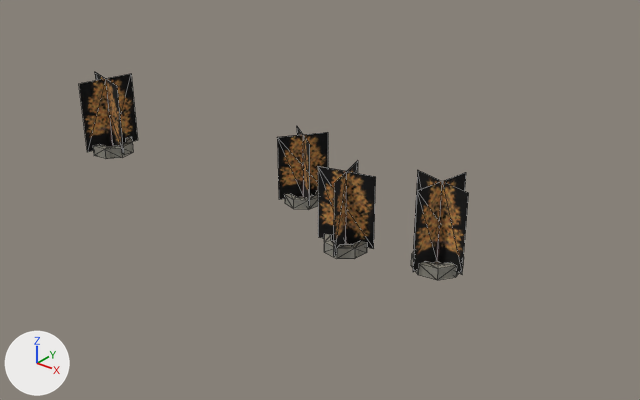
The OBJ model examples/vehicle-playground/res/models/urban/procgen-procpain-tree-park-large-x0zm3.obj: old version first, new version second.
Rendered twice from a 50 mm camera at (43.8, -75.3, 34.9) aimed at (0.3, -20.9, 1.1). Every picture has the same lights, and +X, +Y and +Z are marked at lower left. The first picture is the older version. Mesh edges are drawn as thin lines. Where no turn or scale is listed for an object, it has been applied to the vertices. Vertices at exactly the same position are counted once.

Before the edit, the objects in view are built like this:
```python
me_procgen_procpain_tree_park_large_x0zm3 = bpy.data.meshes.new('procgen-procpain-tree-park-large-x0zm3')
me_procgen_procpain_tree_park_large_x0zm3.from_pydata(...)  # 168 vertices, 272 faces; spans x -27.4..16.0, y -27.1..-18.3, z 0.0..7.7
# faces by material slot: [32, 216, 24]
me_procgen_procpain_tree_park_large_x0zm3.materials.append(mat_treea)  # picture img_treea_png
me_procgen_procpain_tree_park_large_x0zm3.materials.append(mat_concretesmooth)  # picture img_tiles_png
me_procgen_procpain_tree_park_large_x0zm3.materials.append(mat_dirt)  # picture img_dirt_png
ob_procgen_procpain_tree_park_large_x0zm3 = bpy.data.objects.new('procgen-procpain-tree-park-large-x0zm3', me_procgen_procpain_tree_park_large_x0zm3)
ob_procgen_procpain_tree_park_large_x0zm3.location = (0.0, 0.0, 0.0)
```
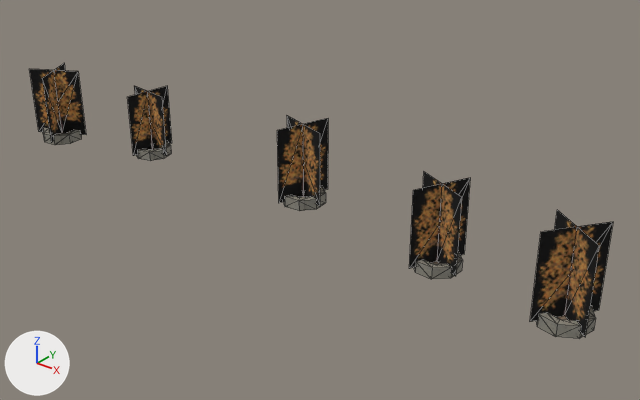
Boxes (x1, y1, x2, y2) around the edits, measured in the pictures (640 x 400 px; the box of a moved part takes in the faces that stretch with it):
'procgen-procpain-tree-park-large-x0zm3', reshaped (50% wider, 32% taller)
    before: (79, 72, 469, 280)
    after: (29, 63, 613, 338)
part 1 of me_procgen_procpain_tree_park_large_x0zm3, moved or reshaped
    before: (79, 72, 138, 154)
    after: (128, 86, 172, 156)
part 2 of me_procgen_procpain_tree_park_large_x0zm3, moved or reshaped
    before: (277, 126, 328, 207)
    after: (29, 63, 86, 143)
part 3 of me_procgen_procpain_tree_park_large_x0zm3, moved or reshaped
    before: (318, 161, 376, 256)
    after: (277, 116, 328, 206)
part 4 of me_procgen_procpain_tree_park_large_x0zm3, added
    after: (530, 210, 613, 337)
part 5 of me_procgen_procpain_tree_park_large_x0zm3, moved or reshaped
    before: (93, 137, 133, 159)
    after: (137, 141, 171, 161)
part 6 of me_procgen_procpain_tree_park_large_x0zm3, moved or reshaped
    before: (411, 252, 464, 280)
    after: (414, 250, 462, 279)
part 7 of me_procgen_procpain_tree_park_large_x0zm3, moved or reshaped
    before: (284, 191, 318, 210)
    after: (43, 128, 81, 145)
part 8 of me_procgen_procpain_tree_park_large_x0zm3, moved or reshaped
    before: (324, 234, 367, 259)
    after: (283, 186, 326, 211)
part 9 of me_procgen_procpain_tree_park_large_x0zm3, added
    after: (536, 305, 595, 338)
part 10 of me_procgen_procpain_tree_park_large_x0zm3, moved or reshaped
    before: (413, 170, 469, 274)
    after: (409, 172, 470, 276)

The change, as a list of edits to the scene's bpy script:
```text
Change me_procgen_procpain_tree_park_large_x0zm3:
    used by ob_procgen_procpain_tree_park_large_x0zm3; location = (0.0, 0.0, 0.0)
    remove me_procgen_procpain_tree_park_large_x0zm3.from_pydata(...)  # 168 vertices, 272 faces; spans x -27.4..16.0, y -27.1..-18.3, z 0.0..7.7
    add me_procgen_procpain_tree_park_large_x0zm3.from_pydata(...)  # 210 vertices, 340 faces; spans x -34.0..26.6, y -26.5..-17.6, z 0.0..7.5
    me_procgen_procpain_tree_park_large_x0zm3 part 1: the loose piece of 10 vertices spanning x -27.4..-22.1, y -25.8..-20.6, z 0.5..7.7 is turned 9.5 degrees about the z axis through its middle and scaled by 0.861, then moved by (3.7, 2.0, -0.6)
    me_procgen_procpain_tree_park_large_x0zm3 part 2: the loose piece of 10 vertices spanning x -4.0..-0.4, y -22.0..-18.3, z 0.4..6.4 is turned 155.7 degrees about the z axis through its middle and scaled by 1.16, then moved by (-29.5, -4.1, 0.5)
    me_procgen_procpain_tree_park_large_x0zm3 part 3: the loose piece of 10 vertices spanning x 3.7..8.3, y -27.1..-22.4, z 0.5..6.8 is turned -32.2 degrees about the z axis through its middle and scaled by 1.09, then moved by (-8.2, 4.6, 0.3)
    me_procgen_procpain_tree_park_large_x0zm3 part 4: the loose piece of 10 vertices spanning x 10.8..16.0, y -25.2..-20.1, z 0.5..7.4 is copied, and the copy is turned 156.6 degrees about the z axis through its middle and scaled by 1.03, then moved by (11.1, -1.0, 0.1); it spans x 22.3..26.6, y -25.9..-21.5, z 0.5..7.5
    me_procgen_procpain_tree_park_large_x0zm3 part 5: the loose piece of 32 vertices spanning x -26.8..-22.7, y -25.2..-21.2, z 0.0..1.1 is turned 9.5 degrees about the z axis through its middle and scaled by 0.861, then moved by (3.7, 2.0, -0.1)
    me_procgen_procpain_tree_park_large_x0zm3 part 6: the loose piece of 32 vertices spanning x 11.4..15.4, y -24.7..-20.7, z 0.0..1.0 is turned 167.3 degrees about the z axis through its middle and scaled by 0.969
    me_procgen_procpain_tree_park_large_x0zm3 part 7: the loose piece of 32 vertices spanning x -3.9..-0.5, y -21.9..-18.4, z 0.0..0.9 is turned 155.7 degrees about the z axis through its middle and scaled by 1.16, then moved by (-29.5, -4.1, 0.1)
    me_procgen_procpain_tree_park_large_x0zm3 part 8: the loose piece of 32 vertices spanning x 4.2..7.8, y -26.5..-22.9, z 0.0..0.9 is turned -32.2 degrees about the z axis through its middle and scaled by 1.09, then moved by (-8.2, 4.6, 0.0)
    me_procgen_procpain_tree_park_large_x0zm3 part 9: the loose piece of 32 vertices spanning x 11.4..15.4, y -24.7..-20.7, z 0.0..1.0 is copied, and the copy is turned 156.6 degrees about the z axis through its middle and scaled by 1.03, then moved by (11.1, -1.0, 0.0); it spans x 22.4..26.5, y -25.8..-21.7, z 0.0..1.0
    me_procgen_procpain_tree_park_large_x0zm3 part 10
    9 vertices are removed from x 10.8..16.0, y -25.2..-20.1, z 0.5..7.4
    8 faces are deleted
    4 vertices are added at (15.7, -23.8, 0.5), (11.1, -21.6, 0.5), (14.5, -20.4, 0.5), (12.3, -25.0, 0.5)
    5 new vertices lie (0.0, 0.0, 6.6) away from vertices in x 11.1..15.7, y -25.0..-20.4, z 0.5
    8 new faces join them, mat_treea (picture img_treea_png)
```
